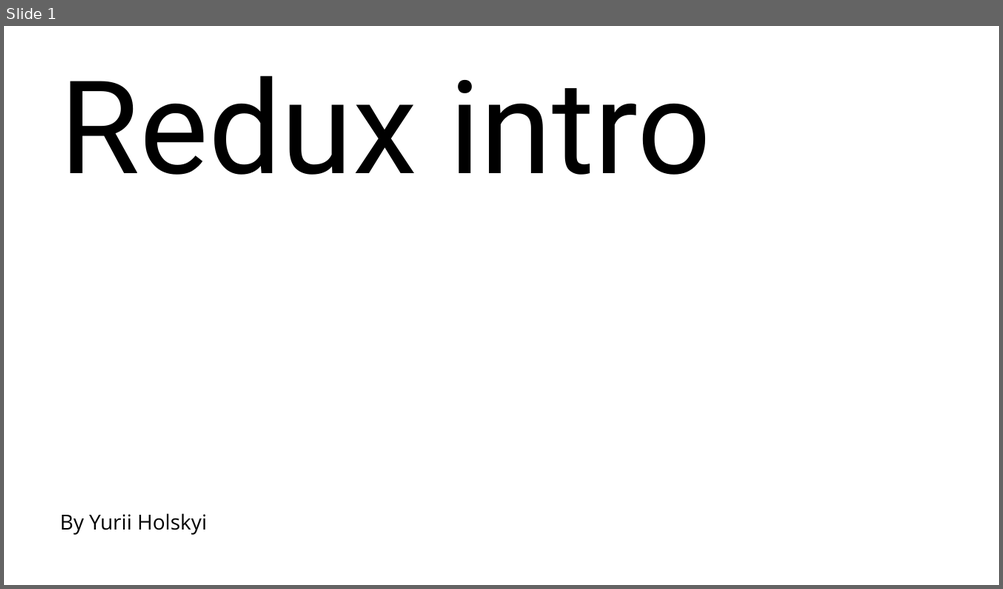
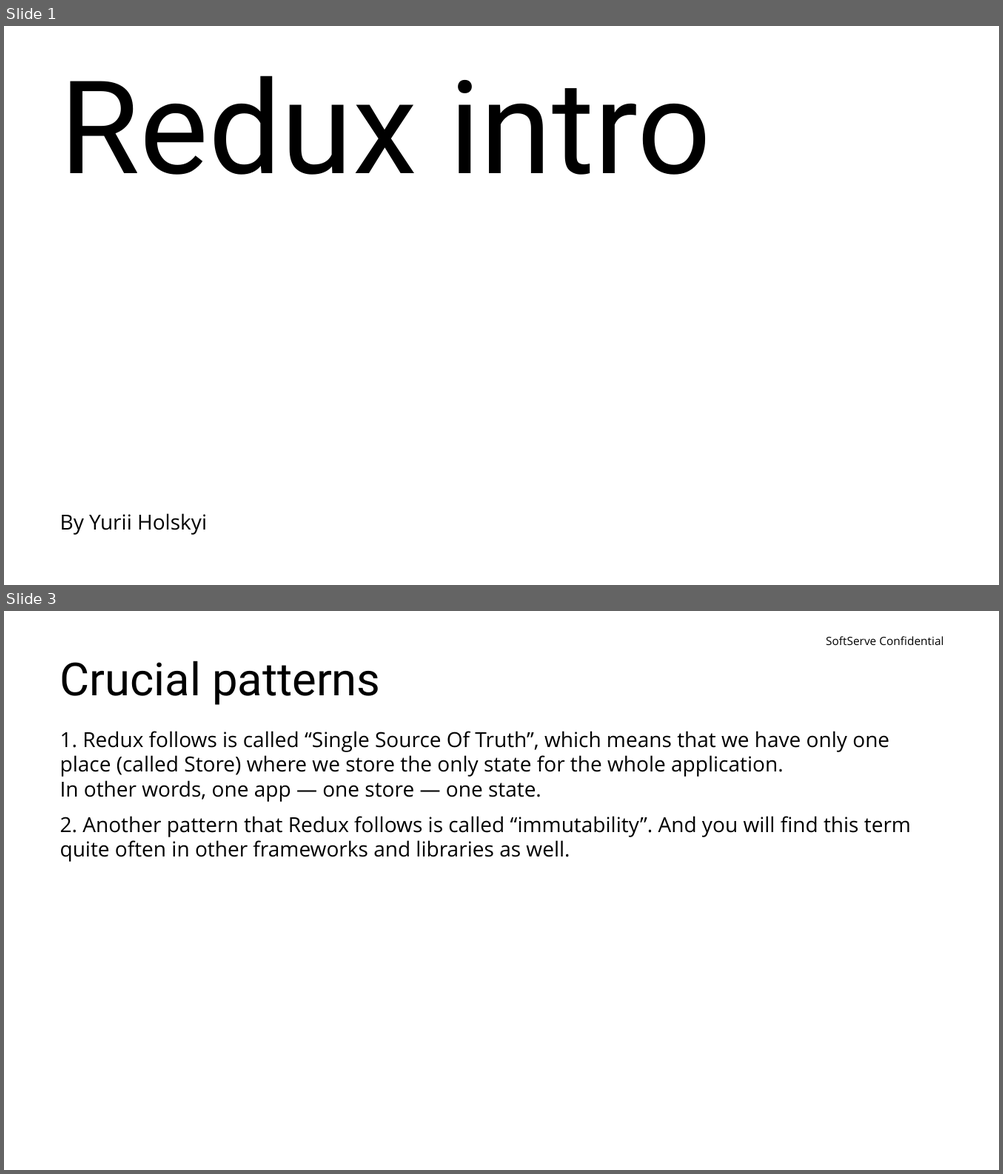
Before and after one commit to yuriiholskiy/Lv-469.node, a slide deck: perfomances/redux-intro(Yurii Holskyi).pptx. Shown one above the other, each under a label of ours: slide 1 before the commit, slides 1 and 3 after it; the slides between them are not shown. The pictures are 1003x589 and 1003x1174 pixels, drawn with LibreOffice and Linux fonts; fonts in the diff are those of the drawing; background and template pictures are left out. Boxes give left, top, right and bottom in pixels: in the first picture for what was removed or moved away, otherwise in the second. Text is boxed around its words. In the diff, an @@ line names an element or a change of style, - is before the commit and + after.

Commit message:
work on Task 2 for webtask + redux perfomance

```diff
--- a/perfomances/redux-intro(Yurii Holskyi).pptx
+++ b/perfomances/redux-intro(Yurii Holskyi).pptx
@@ slide 3 added at [4, 611, 999, 1170], background #FFFFFF @@
@@ text added at [825, 636, 943, 645], 11 pt, text #000000 @@
+SoftServe Confidential
@@ title added at [60, 661, 381, 705], 44 pt, text #000000 @@
+Crucial patterns
@@ text added at [60, 731, 910, 862], 20 pt, text #000000 @@
+1. Redux follows is called “Single Source Of Truth”, which means that we have only one place (called Store) where we store the only state for the whole application.
+In other words, one app — one store — one state.
+2. Another pattern that Redux follows is called “immutability”. And you will find this term quite often in other frameworks and libraries as well.
```
Also in this commit, not shown: 1 slide changed, 14 other slides added, 15 other files.
